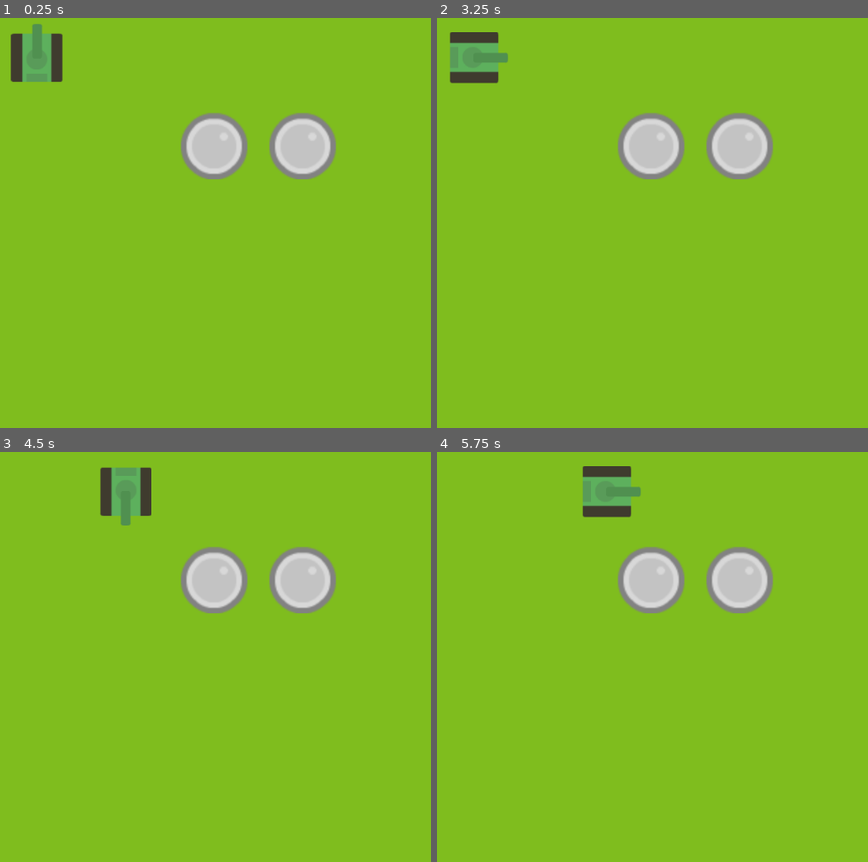
Above: before the commit, frames 1-4 (two rows, left to right).
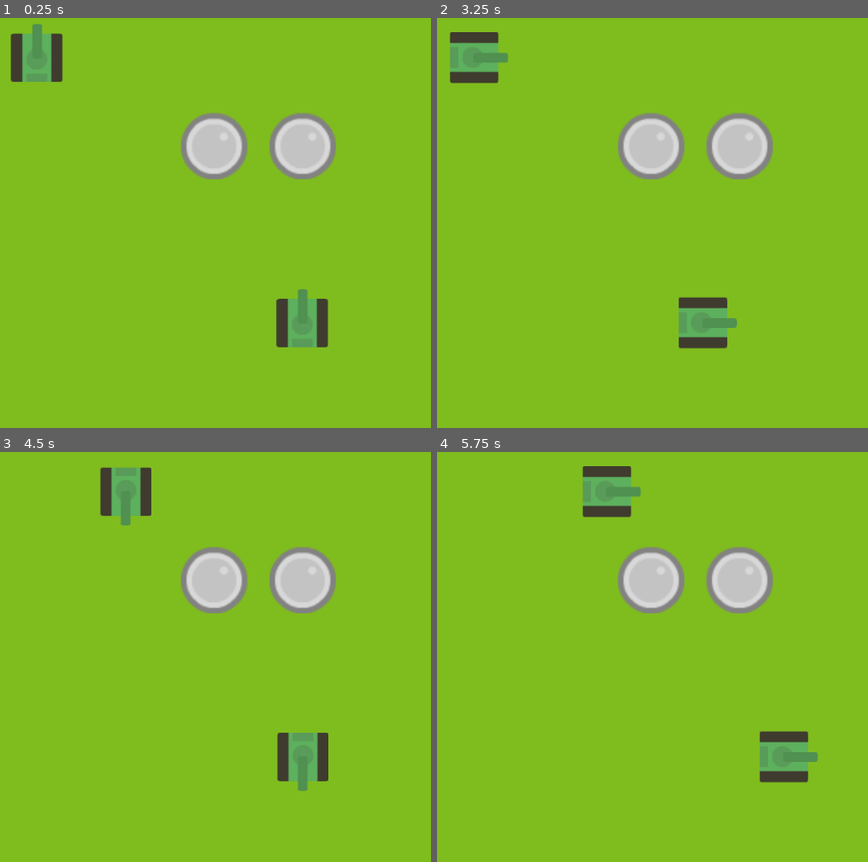
Above: after the commit, the same moments.

Repository: lendroit/tanktank
Game: Godot game, scene res://World.tscn
Same seed, same stepped clock (60 frames per second), same inputs: the game is played once before the commit and once after it.
Inputs:
- Up to frame 1 (0.25 s): no input
- Up to frame 2 (3.25 s): tap Enter (end_turn) at 0.5, 2.75, 2.85 s; hold Right (rotate_right) 0.53-1.28 s; hold Enter (end_turn) 0.53-1.28 s; hold Down (move_backward) 1.28-2.03 s; tap Up (move_frontward) at 1.35 s; tap Space (shoot) at 2 s; hold Space (shoot) 2.03-2.78 s; hold Right (rotate_right) from 2.03 s (still down)
- Up to frame 3 (4.5 s): release Right (rotate_right) at 3.53 s; hold Up (move_frontward) 3.53-4.28 s; hold Left (rotate_left) from 3.53 s (still down); tap Space (shoot) at 4.35 s
- Up to frame 4 (5.75 s): release Left (rotate_left) at 5.03 s; hold Down (move_backward) from 5.03 s (still down); hold Enter (end_turn) from 5.03 s (still down)

The runs differ from the first frame. In frame 1, 1.5% of the frame differs, in the area x 64-77%, y 66-81%; in frame 2, 1.5%; in frame 3, 1.5%; in frame 4, 1.5%.

Commit message:
feature: Add a second tank

Diff:
--- a/Grid.gd
+++ b/Grid.gd
@@ -8,6 +8,7 @@
 var object_positions = []
 
 const INITIAL_POSITION_PLAYER_1 = Vector2(0, 0)
+const INITIAL_POSITION_PLAYER_2 = Vector2(3, 3)
 
 var Tank = preload("res://Tank/Tank.tscn")
 
@@ -15,6 +16,7 @@
 	make_object_positions_grid()
 	register_children_objects()
 	place_tank(INITIAL_POSITION_PLAYER_1, "PLAYER_1")
+	place_tank(INITIAL_POSITION_PLAYER_2, "PLAYER_2")
 
 func register_children_objects():
 	var children = self.get_children()
